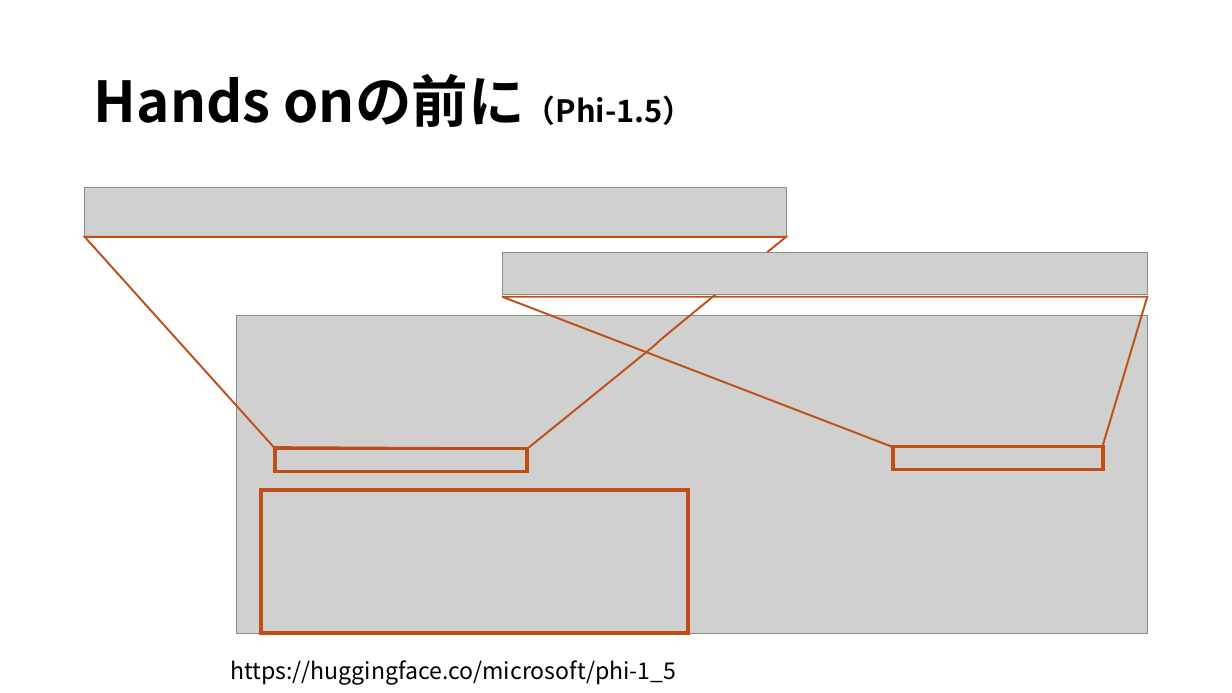
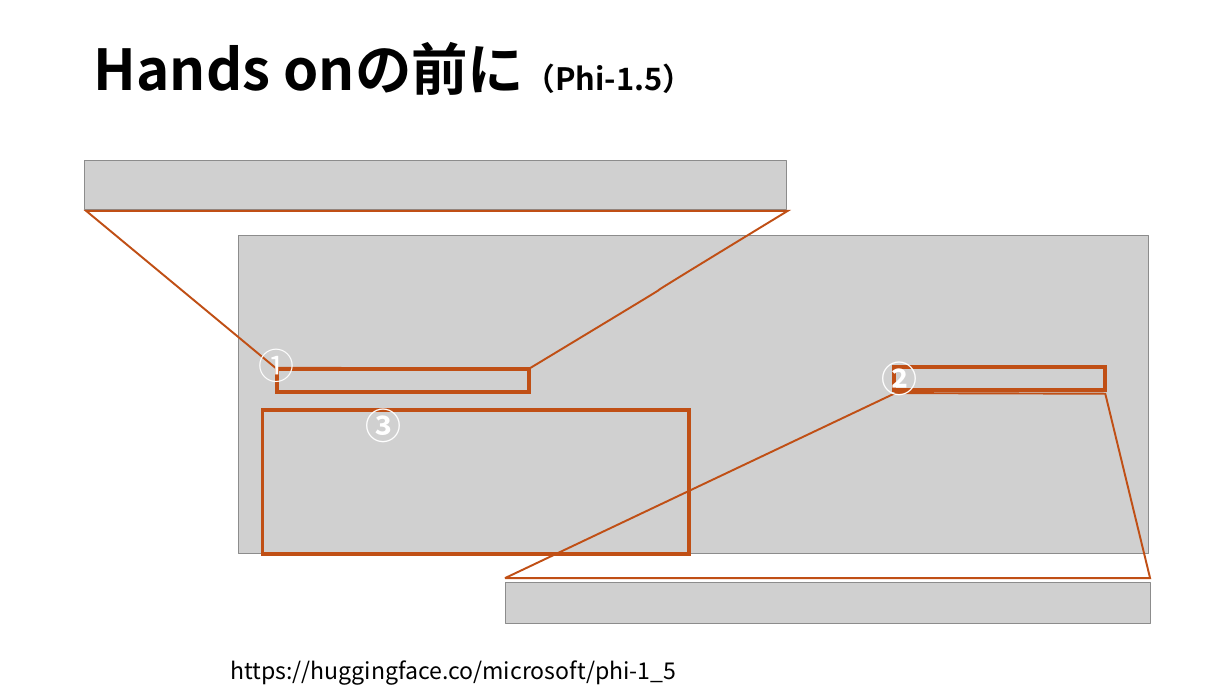
Before and after one commit to ikedachin/study_huggingface, a slide deck: slide 9 of huggingface 発表資料.pptx. Drawn at 1232x693 pixels with LibreOffice and Linux fonts; fonts in the diff are those of the drawing; grey boxes stand for pictures; background and template pictures are left out. Boxes give left, top, right and bottom in pixels: in the first picture for what was removed or moved away, otherwise in the second. Text is boxed around its words. In the diff, an @@ line names an element or a change of style, - is before the commit and + after.

```diff
--- a/huggingface 発表資料.pptx
+++ b/huggingface 発表資料.pptx
@@ title "Hands onの前に（Phi-1.5）" at [94, 42, 694, 95]: vertical alignment middle to top @@
@@ picture: place and size @@
-picture at [85, 188, 787, 237]
+picture at [85, 161, 787, 210]
@@ freeform shape: place and size @@
-freeform shape at [85, 237, 787, 448]
+freeform shape at [86, 211, 787, 369]
@@ picture removed at [503, 253, 1148, 295] @@
@@ text added at [258, 349, 294, 389], 28 pt, text #FFFFFF @@
+①
@@ text added at [881, 362, 917, 401], 28 pt, text #FFFFFF, bold @@
+②
@@ 3 rectangles, 1 picture: place and size @@
-3 rectangles, 1 picture at [237, 315, 1148, 633]
+3 rectangles, 1 picture at [238, 236, 1150, 554]
@@ text added at [366, 408, 402, 442], 28 pt, text #FFFFFF, bold @@
+③
@@ freeform shape: place and size @@
-freeform shape at [503, 297, 1148, 447]
+freeform shape at [506, 393, 1151, 578]
@@ picture added at [506, 582, 1151, 624] @@
```
Also in this commit, not shown: 10 other slides changed, 3 slides added, 1 slide removed.
